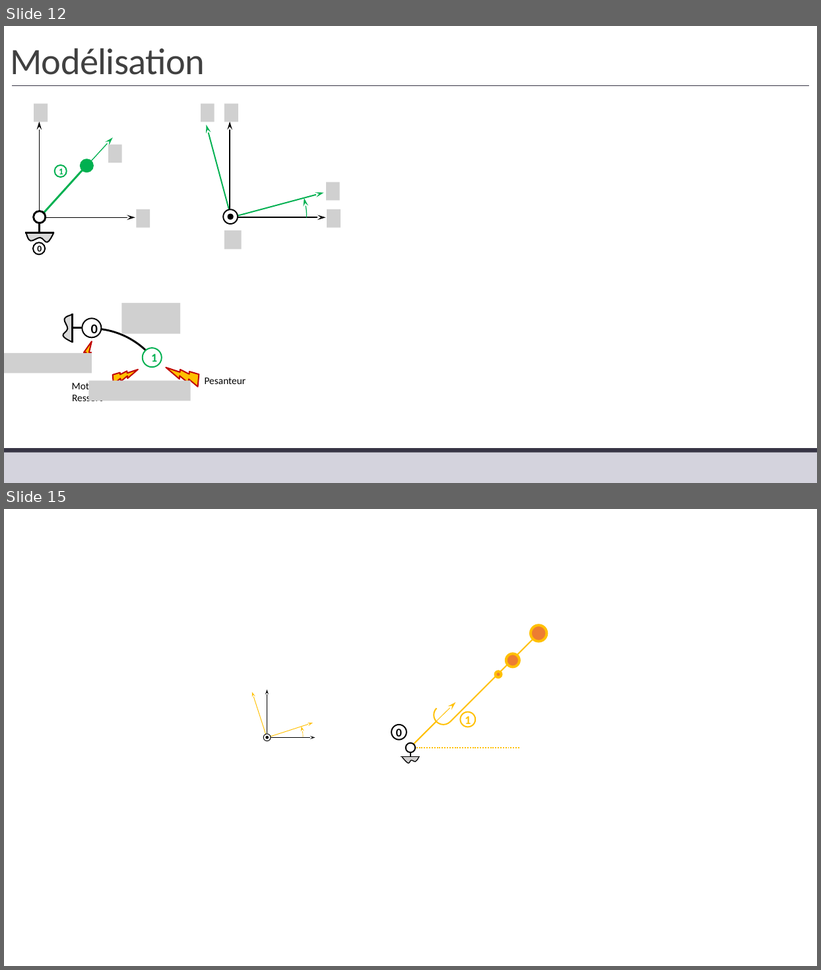
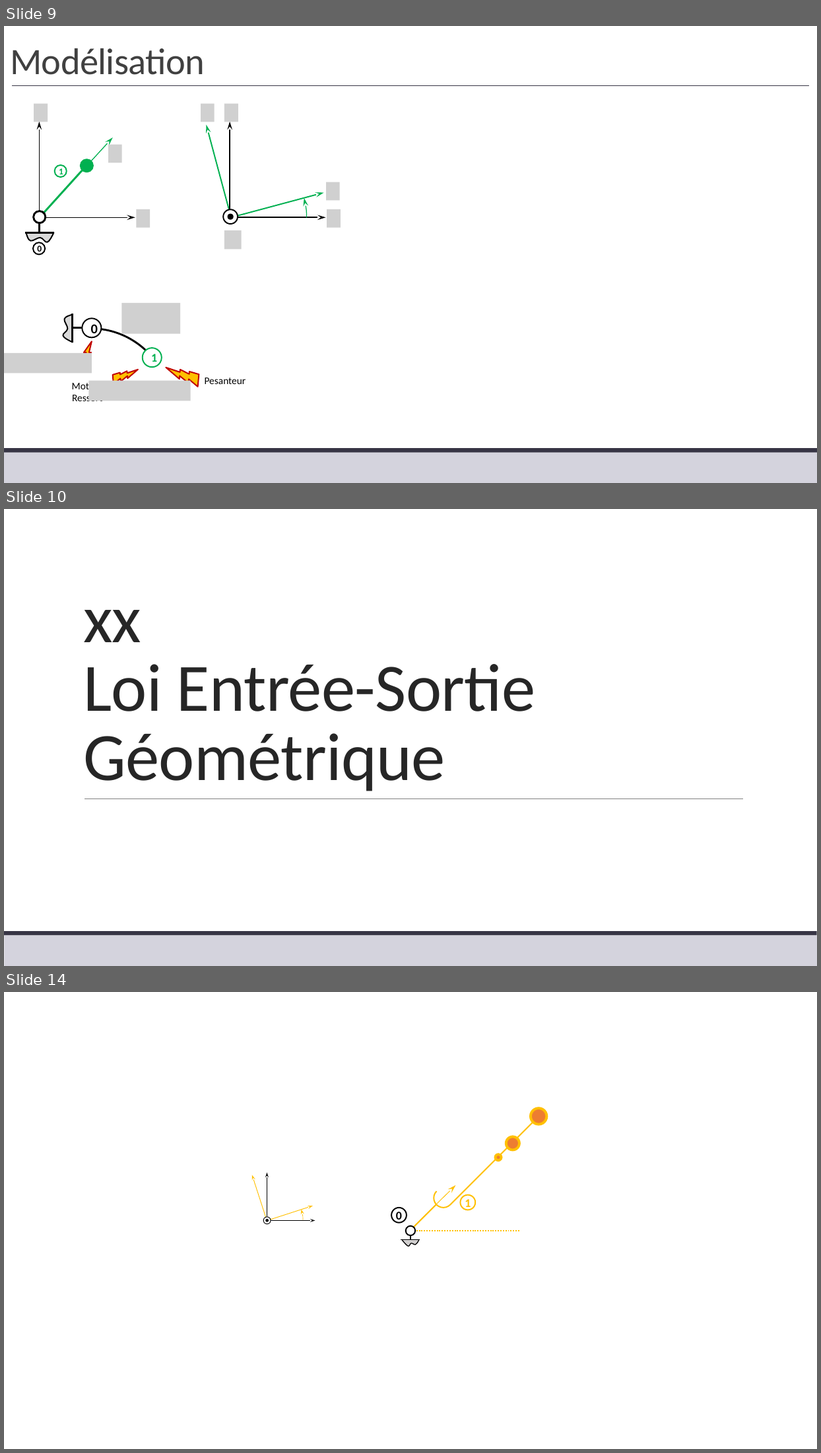
Before and after one commit to xpessoles/TP_Corriges, a slide deck: 19_Sympact/19_Sympact_Corrige.pptx. Shown one above the other, each under a label of ours: slides 12 and 15 before the commit, slides 9, 10 and 14 after it; the slides between them are not shown. The pictures are 821x970 and 821x1453 pixels, drawn with LibreOffice and Linux fonts; fonts in the diff are those of the drawing; grey boxes stand for pictures; background and template pictures are left out. Boxes give left, top, right and bottom in pixels: in the first picture for what was removed or moved away, otherwise in the second. Text is boxed around its words. In the diff, an @@ line names an element or a change of style, - is before the commit and + after.

```diff
--- a/19_Sympact/19_Sympact_Corrige.pptx
+++ b/19_Sympact/19_Sympact_Corrige.pptx
@@ slide 10 added at <box>4,509,817,966</box>, background #FFFFFF; not listed: 2 template elements that a slide beside it also shows @@
@@ title added at <box>83,610,536,791</box>, 80 pt, text #262626 @@
+xx
+Loi Entrée-Sortie Géométrique
@@ line added from (85, 799) to (743, 799), #808080 0.5 pt @@
@@ what was slide 12 is now slide 9 @@
@@ what was slide 15 is now slide 14 @@
```
Also in this commit, not shown: 1 other slide added, 3 slides removed.
